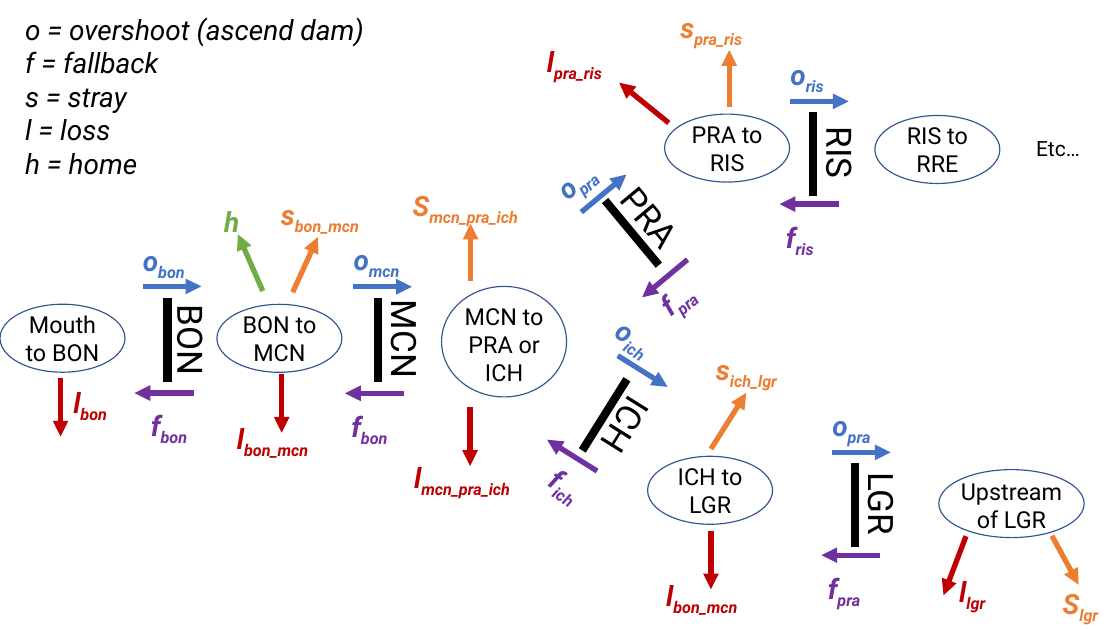
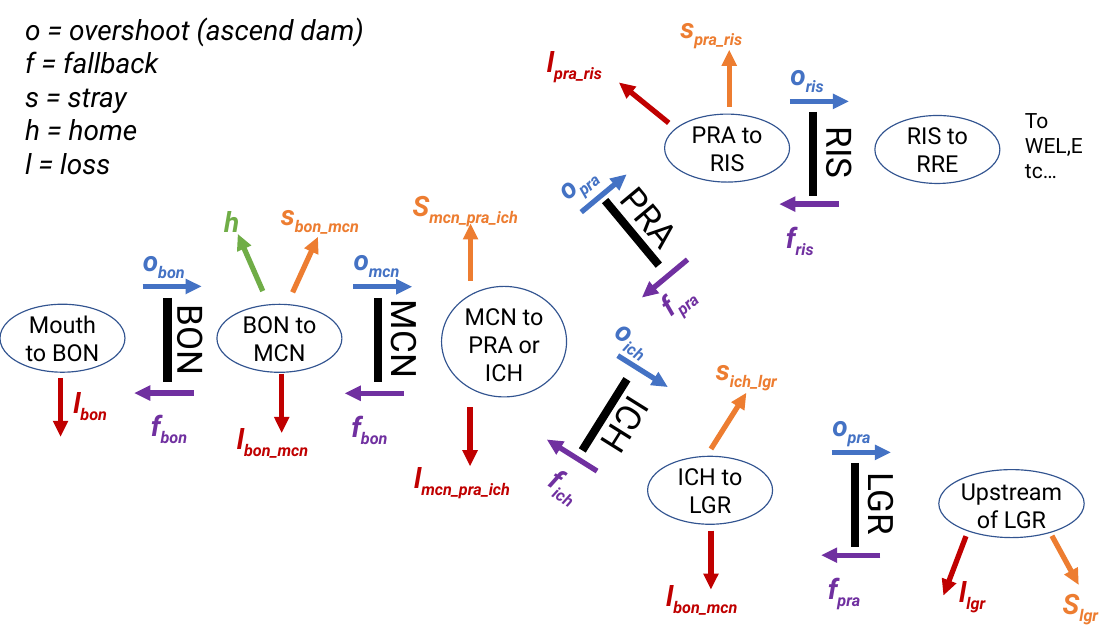
Before and after one commit to markusmin/steelhead, a slide deck: slide 1 of presentations/2021-01-27/figures/JDR_bidirectional_diagram.pptx. Drawn at 1120x630 pixels with LibreOffice and Linux fonts; fonts in the diff are those of the drawing. Boxes give left, top, right and bottom in pixels: in the first picture for what was removed or moved away, otherwise in the second. Text is boxed around its words. In the diff, an @@ line names an element or a change of style, - is before the commit and + after.

```diff
--- a/presentations/2021-01-27/figures/JDR_bidirectional_diagram.pptx
+++ b/presentations/2021-01-27/figures/JDR_bidirectional_diagram.pptx
@@ text at (25,119,138,141): paragraph added @@
+h = home
@@ text at (1025,113,1083,156): text changed @@
-Etc…
+To WEL,Etc…
@@ text at (25,153,138,175): paragraph removed @@
-h = home
```
Also in this commit, not shown: 3 other files.
